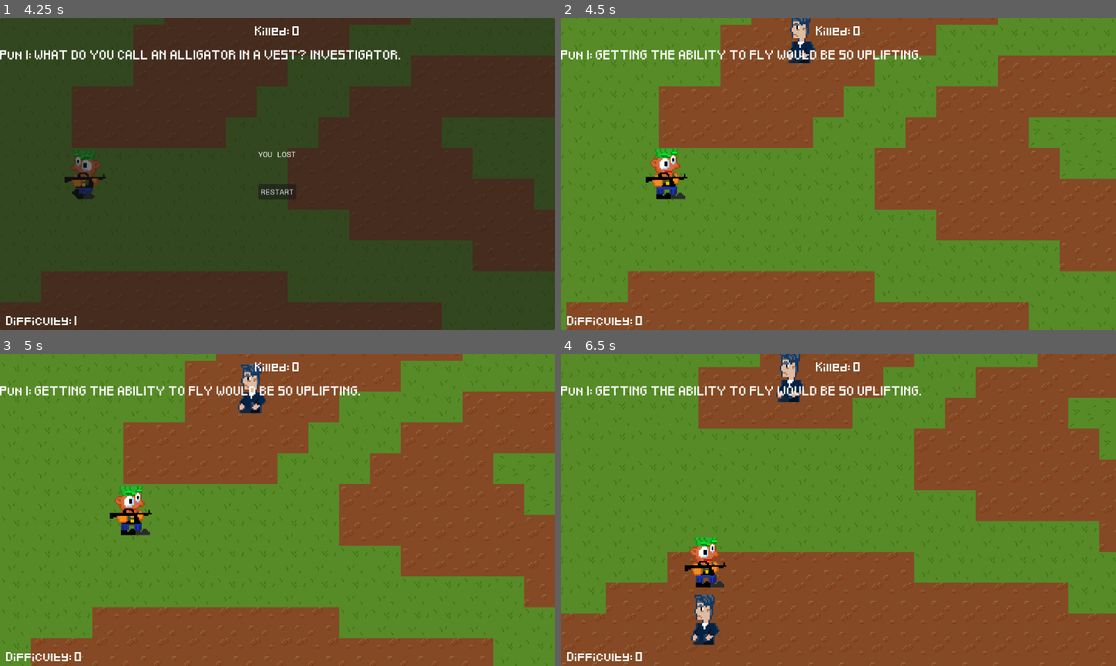
Above: before the commit, frames 1-4 (two rows, left to right).
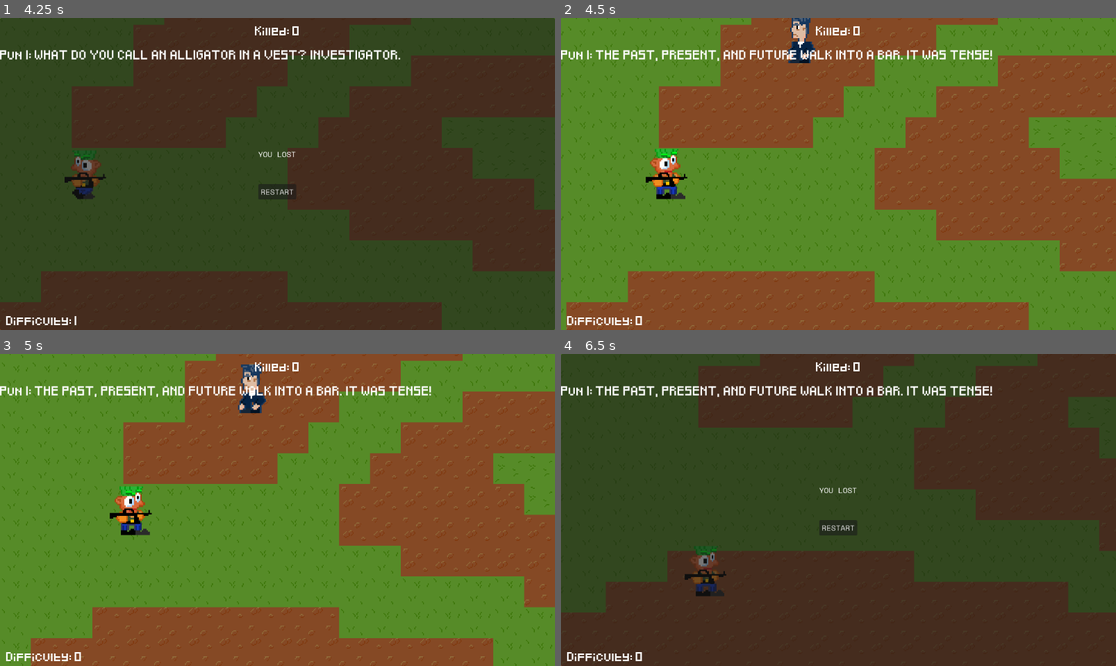
Above: after the commit, the same moments.

Repository: Fjonan/PeterPun
Game: Godot game, scene res://scenes/main.tscn
Two runs of this game, one before a commit and one after it. Both use one fixed random seed, a clock stepped at 60 frames per second and the inputs below.
Inputs (mouse positions are in pixels of both pictures, inside the frame that each line leads up to):
- Up to frame 1 (4.25 s): tap Enter (ui_accept) at 0.5, 0.77, 3.77 s; move the mouse to (399, 158) at 0.52 s; hold Right (ui_right) 0.53-1.25 s; hold F 0.53-1.25 s; click (399, 158) at 0.67 s; drag from (166, 189) to (249, 236) at 1.27 s; move the mouse to (333, 105) at 2.02 s; hold Right (ui_right) 2.03-2.75 s; hold F 2.03-2.75 s; drag from (249, 236) to (111, 127) at 2.77 s; move the mouse to (444, 220) at 3.52 s; hold Left (ui_left) from 3.53 s (still down); hold F from 3.53 s (still down)
- Up to frame 2 (4.5 s): release Left (ui_left) at 4.25 s; release F at 4.25 s; click "RESTART" at 4.25 s
- Up to frame 3 (5 s): no input
- Up to frame 4 (6.5 s): drag from (672, 463) to (755, 432) at 5.02 s; move the mouse to (866, 510) at 5.77 s; hold Down (ui_down) from 5.78 s (still down); hold F from 5.78 s (still down); click (866, 510) at 5.92 s

Frame 1 is identical in both runs. In frame 2, 1.2% of the frame differs, in the area x 6-78%, y 10-14%; in frame 3, 1.2%; in frame 4, 100%, in the area x 0-100%, y 0-100%.

Commit message:
hit detection works, hopefully

Diff:
--- a/scenes/bullet.tscn
+++ b/scenes/bullet.tscn
@@ -29,7 +29,7 @@
 position = Vector2(-1, -2.38419e-07)
 scale = Vector2(1.25, 0.5)
 sprite_frames = SubResource("SpriteFrames_op6ci")
-frame_progress = 0.439135
+frame_progress = 0.509383
 
 [node name="Sprite2D" type="Sprite2D" parent="."]
 visible = false
--- a/scenes/enemy.tscn
+++ b/scenes/enemy.tscn
@@ -4,6 +4,9 @@
 [ext_resource type="FontFile" uid="uid://djm43ruqxrtg4" path="res://assets/Pixeled.ttf" id="2_mlfu0"]
 [ext_resource type="Script" path="res://scripts/enemy.gd" id="3"]
 [ext_resource type="Texture2D" uid="uid://j1feku6e46p4" path="res://assets/Animations/Characters/gManRight.png" id="3_6xw3g"]
+
+[sub_resource type="RectangleShape2D" id="2"]
+size = Vector2(29, 52)
 
 [sub_resource type="AtlasTexture" id="AtlasTexture_8pmie"]
 atlas = ExtResource("2_eq4mw")
@@ -93,11 +96,12 @@
 "speed": 4.0
 }]
 
-[sub_resource type="RectangleShape2D" id="2"]
-size = Vector2(29, 52)
-
 [node name="Enemy" type="CharacterBody2D"]
 script = ExtResource("3")
+
+[node name="CollisionShape2D" type="CollisionShape2D" parent="."]
+position = Vector2(0.5, 9.53674e-07)
+shape = SubResource("2")
 
 [node name="AnimatedSprite2D" type="AnimatedSprite2D" parent="."]
 scale = Vector2(1.625, 1.625)
@@ -105,10 +109,6 @@
 animation = &"left"
 frame = 1
 frame_progress = 0.219415
-
-[node name="CollisionShape2D" type="CollisionShape2D" parent="."]
-position = Vector2(0.5, 9.53674e-07)
-shape = SubResource("2")
 
 [node name="RichTextLabel" type="RichTextLabel" parent="."]
 visible = false
--- a/scripts/enemy.gd
+++ b/scripts/enemy.gd
@@ -1,14 +1,8 @@
 extends CharacterBody2D
 class_name Enemy
 
-@export var blue = Color("#4682b4")
-@export var green = Color("#639765")
-@export var red = Color("#a65455")
-
 @export var speed = 40
-
-@onready var prompt = $RichTextLabel
-@onready var prompt_text = prompt.text
+@export var health = 2
 
 @onready var player = get_node("/root/Main/Player/CharacterBody2D")
 
@@ -23,10 +17,7 @@
 var target_position
 var motion = Vector2(0,0)
 
-var _health = 2
-
 func _ready() -> void:
-	init_prompt()
 	GlobalSignals.connect("difficulty_increased", Callable(self, "handle_difficulty_increased"))
 
 func _physics_process(delta: float) -> void:
@@ -58,11 +49,11 @@
 			$AnimatedSprite2D.play("idle")
 
 func handle_hit(amount: int):
-	_health -= amount
+	health -= amount
 	Input.start_joy_vibration(0,1,1,0.1)
 	GlobalSignals.emit_signal("hit")
 
-	if (_health == 0):
+	if (health == 0):
 		spawn_particles()
 		queue_free()
 
@@ -85,28 +76,28 @@
 # OLD PROMT STUFF #
 ###################
 
-func init_prompt() -> void:
-	prompt_text = PromptList.get_prompt()
-	prompt.parse_bbcode(set_center_tags(prompt_text))
+#func init_prompt() -> void:
+#	prompt_text = PromptList.get_prompt()
+#	prompt.parse_bbcode(set_center_tags(prompt_text))
 
-func get_prompt() -> String:
-	return prompt_text
+#func get_prompt() -> String:
+#	return prompt_text
 
-func set_next_character(next_character_index: int):
-	var blue_text = get_bbcode_color_tag(blue) + prompt_text.substr(0, next_character_index) + get_bbcode_end_color_tag()
-	var green_text = get_bbcode_color_tag(green) + prompt_text.substr(next_character_index, 1) + get_bbcode_end_color_tag()
-	var red_text = ""
+#func set_next_character(next_character_index: int):
+#	var blue_text = get_bbcode_color_tag(blue) + prompt_text.substr(0, next_character_index) + get_bbcode_end_color_tag()
+#	var green_text = get_bbcode_color_tag(green) + prompt_text.substr(next_character_index, 1) + get_bbcode_end_color_tag()
+#	var red_text = ""
 
-	if next_character_index != prompt_text.length():
-		red_text = get_bbcode_color_tag(red) + prompt_text.substr(next_character_index + 1, prompt_text.length() - next_character_index + 1) + get_bbcode_end_color_tag()
+#	if next_character_index != prompt_text.length():
+#		red_text = get_bbcode_color_tag(red) + prompt_text.substr(next_character_index + 1, prompt_text.length() - next_character_index + 1) + get_bbcode_end_color_tag()
 
-	prompt.parse_bbcode(set_center_tags(blue_text + green_text + red_text))
+#	prompt.parse_bbcode(set_center_tags(blue_text + green_text + red_text))
 
-func set_center_tags(string_to_center: String):
-	return "[center]" + string_to_center + "[/center]"
+#func set_center_tags(string_to_center: String):
+#	return "[center]" + string_to_center + "[/center]"
 
-func get_bbcode_color_tag(color: Color) -> String:
-	return "[color=#" + color.to_html(false) + "]"
+#func get_bbcode_color_tag(color: Color) -> String:
+#	return "[color=#" + color.to_html(false) + "]"
 
-func get_bbcode_end_color_tag() -> String:
-	return "[/color]"
+#func get_bbcode_end_color_tag() -> String:
+#	return "[/color]"
--- a/scripts/main.gd
+++ b/scripts/main.gd
@@ -25,7 +25,6 @@
 func _ready() -> void:
 	start_game()
 	GlobalSignals.connect("game_over", Callable(self, "game_over"))
-
 
 func find_new_prompt(typed_character: String, puns) -> bool:
 	var prompt = puns.get_prompt()
--- a/scripts/player.gd
+++ b/scripts/player.gd
@@ -1,4 +1,5 @@
 extends CharacterBody2D
+class_name Player
 
 @export var speed = 200
 @export var friction = 0.5
@@ -30,8 +31,8 @@
 	move_and_slide()
 
 	for i in get_slide_collision_count():
-		var collision = get_slide_collision(i)
-		if collision.get_collider().name == "Enemy":
+		var body = get_slide_collision(i).get_collider() as Enemy
+		if body != null:
 			GlobalSignals.emit_signal("game_over")
 
 	if Input.is_action_just_pressed("shoot"):
